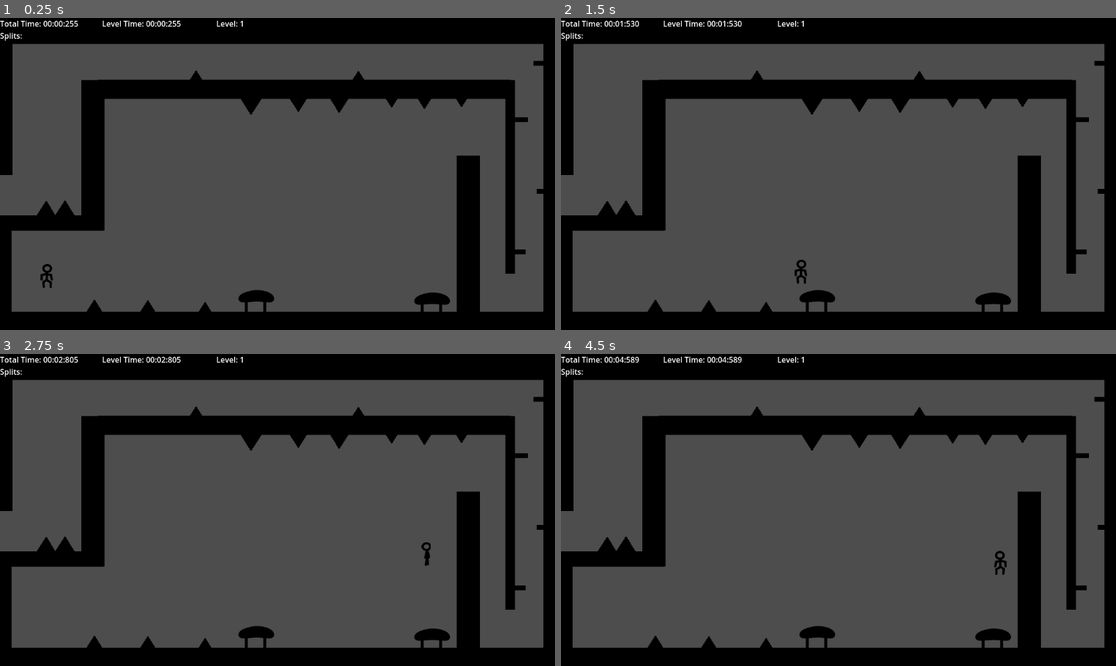
Above: before the commit, frames 1-4 (two rows, left to right).
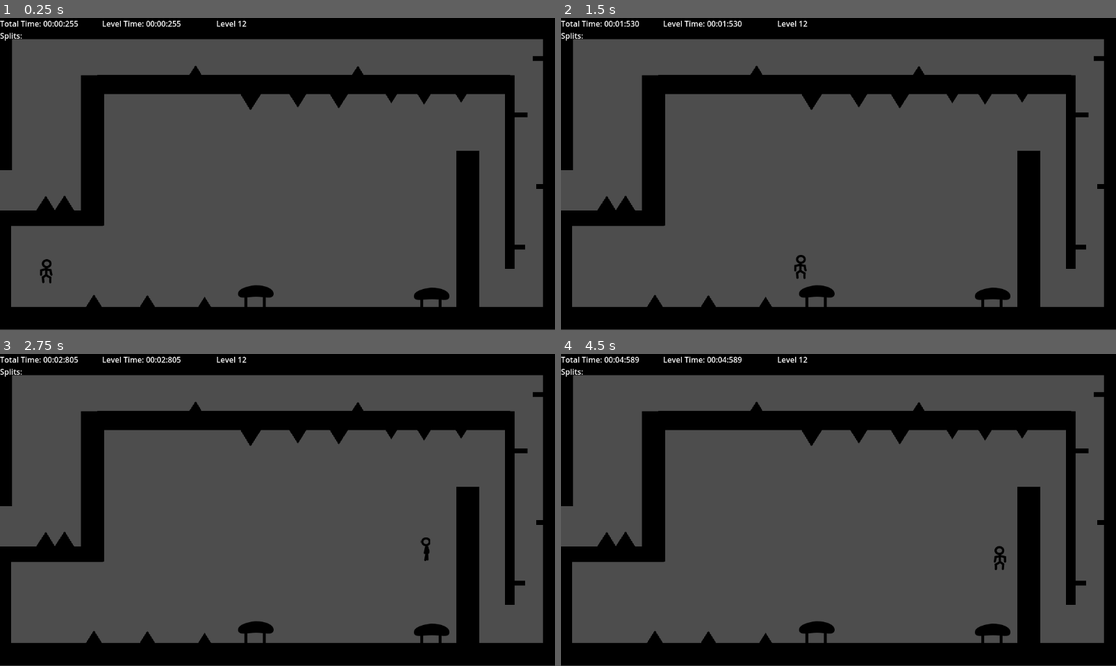
Above: after the commit, the same moments.

Repository: KarumGhag/Mr-Stickyhead-remastered-remake
Game: Godot game, scene res://scences/levels/level_12.tscn
Same seed, same stepped clock (60 frames per second), same inputs: the game is played once before the commit and once after it. This scene is started directly instead of the project's main scene.
Inputs:
- Up to frame 1 (0.25 s): no input
- Up to frame 2 (1.5 s): tap Enter at 0.5 s; hold Ctrl 0.53-1.28 s; hold D (right) from 0.53 s (still down); tap W (jump) at 0.77 s; tap Ctrl at 1.35 s
- Up to frame 3 (2.75 s): tap W (jump) at 1.52 s; release D (right) at 2.03 s; hold A (left) from 2.03 s (still down); hold Ctrl from 2.03 s (still down)
- Up to frame 4 (4.5 s): release A (left) at 2.78 s; release Ctrl at 2.78 s; hold D (right) 2.78-4.28 s; tap Ctrl at 2.85, 4.35 s; tap W (jump) at 3.02, 3.77 s; hold Ctrl 3.53-4.28 s; hold A (left) from 4.28 s (still down)

The runs differ from the first frame. In frame 1, 7.7% of the frame differs, in the area x 0-100%, y 0-100%; in frame 2, 7.7%; in frame 3, 7.6%; in frame 4, 7.7%.

Commit message:
updating sub levels
removal of having level 13 as level 12 - 1, instead level 12 is one big level and the camera moves

Diff:
--- a/scences/levels/level_12.tscn
+++ b/scences/levels/level_12.tscn
@@ -3,10 +3,10 @@
 [ext_resource type="PackedScene" uid="uid://df232bf0vg8oy" path="res://scences/levels/end_point.tscn" id="1_m0cpa"]
 [ext_resource type="PackedScene" uid="uid://0uetm0qvivg1" path="res://scences/spawn_point.tscn" id="1_mkobt"]
 [ext_resource type="PackedScene" uid="uid://cw1ck5107083a" path="res://scences/player.tscn" id="2_6bjqr"]
-[ext_resource type="PackedScene" uid="uid://bxaiavlxnib70" path="res://scences/objects/flag.tscn" id="3_v6nbh"]
 [ext_resource type="PackedScene" uid="uid://cbqhhnvy7d76v" path="res://scences/levels/level_creator.tscn" id="4_pbspg"]
 [ext_resource type="PackedScene" uid="uid://iw3e4f4utkm2" path="res://scences/objects/bounce_pad.tscn" id="5_6wtx7"]
 [ext_resource type="PackedScene" uid="uid://h48gs52i84ga" path="res://scences/objects/spikes.tscn" id="6_vswi2"]
+[ext_resource type="PackedScene" uid="uid://b3aynexekuyti" path="res://scences/objects/camera_mover.tscn" id="8_e8qtg"]
 
 [node name="level_12" type="Node2D"]
 
@@ -18,9 +18,8 @@
 [node name="Player" parent="." instance=ExtResource("2_6bjqr")]
 position = Vector2(90, 590)
 
-[node name="Flag" parent="." instance=ExtResource("3_v6nbh")]
-position = Vector2(-35, 367)
-split = false
+[node name="Camera2D" type="Camera2D" parent="." groups=["Camera"]]
+position = Vector2(576, 332)
 
 [node name="Walls" type="Node" parent="."]
 
@@ -70,8 +69,8 @@
 scale = Vector2(2.02633, 0.513158)
 
 [node name="LevelCreator8" parent="Floor" instance=ExtResource("4_pbspg")]
-position = Vector2(100, 426)
-scale = Vector2(12.1579, 1.72368)
+position = Vector2(-180.75, 426)
+scale = Vector2(41.7105, 1.72368)
 
 [node name="LevelCreator6" parent="Floor" instance=ExtResource("4_pbspg")]
 position = Vector2(193, 284.847)
@@ -101,62 +100,66 @@
 
 [node name="Spikes2" parent="Spikes" instance=ExtResource("6_vswi2")]
 position = Vector2(426, 607)
-returnToStart = false
 
 [node name="Spikes6" parent="Spikes" instance=ExtResource("6_vswi2")]
 position = Vector2(521, 184)
 rotation = -3.14159
-returnToStart = false
 
 [node name="Spikes7" parent="Spikes" instance=ExtResource("6_vswi2")]
 position = Vector2(704, 180)
 rotation = -3.14159
-returnToStart = false
 
 [node name="Spikes8" parent="Spikes" instance=ExtResource("6_vswi2")]
 position = Vector2(813, 169)
 rotation = -3.14159
-returnToStart = false
 
 [node name="Spikes9" parent="Spikes" instance=ExtResource("6_vswi2")]
 position = Vector2(958, 168)
 rotation = -3.14159
-returnToStart = false
 
 [node name="Spikes10" parent="Spikes" instance=ExtResource("6_vswi2")]
 position = Vector2(881, 172)
 rotation = -3.14159
-returnToStart = false
 
 [node name="Spikes11" parent="Spikes" instance=ExtResource("6_vswi2")]
 position = Vector2(744, 127)
 rotation = -6.28318
-returnToStart = false
 
 [node name="Spikes12" parent="Spikes" instance=ExtResource("6_vswi2")]
 position = Vector2(407, 126)
 rotation = -6.28318
-returnToStart = false
 
 [node name="Spikes13" parent="Spikes" instance=ExtResource("6_vswi2")]
 position = Vector2(135, 396)
 rotation = -6.28318
-returnToStart = false
 
 [node name="Spikes14" parent="Spikes" instance=ExtResource("6_vswi2")]
 position = Vector2(96, 397)
 rotation = -6.28318
-returnToStart = false
 
 [node name="Spikes3" parent="Spikes" instance=ExtResource("6_vswi2")]
 position = Vector2(196, 602)
-returnToStart = false
 
 [node name="Spikes4" parent="Spikes" instance=ExtResource("6_vswi2")]
 position = Vector2(307, 603)
-returnToStart = false
 
 [node name="Spikes5" parent="Spikes" instance=ExtResource("6_vswi2")]
 position = Vector2(619, 178)
 rotation = 3.14159
-returnToStart = false
+
+[node name="Camera Mover" type="Node3D" parent="."]
+
+[node name="camera mover" parent="Camera Mover" node_paths=PackedStringArray("myCentre") instance=ExtResource("8_e8qtg")]
+position = Vector2(-5, 5)
+myCentre = NodePath("../Node2D")
+
+[node name="camera mover2" parent="Camera Mover" node_paths=PackedStringArray("myCentre") instance=ExtResource("8_e8qtg")]
+position = Vector2(-1149, 10)
+myCentre = NodePath("../Node2D2")
+myNumber = 1
+
+[node name="Node2D" type="Node2D" parent="Camera Mover"]
+position = Vector2(577, 334)
+
+[node name="Node2D2" type="Node2D" parent="Camera Mover"]
+position = Vector2(-589, 340)
--- /dev/null
+++ b/scences/objects/camera_mover.tscn
@@ -0,0 +1,19 @@
+[gd_scene load_steps=3 format=3 uid="uid://b3aynexekuyti"]
+
+[ext_resource type="Script" path="res://scripts/objects/camera_mover.gd" id="1_nubjq"]
+
+[sub_resource type="RectangleShape2D" id="RectangleShape2D_wyfcy"]
+size = Vector2(1134, 629)
+
+[node name="camera mover" type="Area2D"]
+script = ExtResource("1_nubjq")
+
+[node name="CollisionShape2D" type="CollisionShape2D" parent="."]
+position = Vector2(576, 324.5)
+shape = SubResource("RectangleShape2D_wyfcy")
+
+[node name="Node2D" type="Node2D" parent="."]
+position = Vector2(578, 323)
+
+[connection signal="body_entered" from="." to="." method="_on_body_entered"]
+[connection signal="body_exited" from="." to="." method="_on_body_exited"]
--- /dev/null
+++ b/scripts/objects/camera_mover.gd
@@ -0,0 +1,24 @@
+extends Area2D
+
+var player : Player
+var camera : Camera2D
+
+@export var isActive : bool = false
+@export var myCentre : Node2D
+@export var myNumber : int
+
+@onready var gameState = get_node("/root/GlobalTimer")
+
+func _ready():
+	player = get_tree().get_first_node_in_group("Player")
+	camera = get_tree().get_first_node_in_group("Camera")
+
+func _on_body_entered(body):
+	if body is Player:
+		isActive = true
+		camera.position = myCentre.position
+		gameState.changeCurrent(myNumber)
+
+func _on_body_exited(body):
+	if body is Player:
+		isActive = false
--- a/scripts/objects/flag.gd
+++ b/scripts/objects/flag.gd
@@ -40,15 +40,19 @@
 func change_level():
 	currentScene = get_tree().current_scene.scene_file_path
 	if forward:
-		endPointPos = gameState.updateEndPoint()
 		nextLevel = currentScene.to_int() + 1
 	else:
 		nextLevel = currentScene.to_int() - 1
+
 	var nextLevelPath = levelName + str(nextLevel) + ".tscn"
+	gameState.updateEndPoint()
+
+	print(get_tree().current_scene.scene_file_path)
 	get_tree().change_scene_to_file(nextLevelPath)
-	if not forward:
-		gameState.playerToEnd(endPointPos)
-		print("back")
+
+
+
+
 
 
 	if split:
--- a/scripts/timer.gd
+++ b/scripts/timer.gd
@@ -83,13 +83,26 @@
 	return subLevel
 
 func updateEndPoint():
+	var endPoints : Array = []
+	var levels : Array = [0]
+
 	endPoint = get_tree().get_first_node_in_group("EndPoint")
 	if endPoint == null:
-		return Vector2.ZERO
-	endPointPos = endPoint.position
-	return endPointPos
+		return
+	endPoints.append(endPoint.global_position)
+	if len(levels) > 0:
+		levels.append(levels[len(levels) - 1] + 1)
+	print(endPoints)
+	print(levels)
 
-func playerToEnd(pos):
-	var player = get_tree().get_first_node_in_group("Player")
-	player.position = endPointPos
-	return
+func playerToEnd(pos, player):
+	pass
+
+func toggleBack():
+	pass
+
+func changeCurrent(level : int):
+	if level == 0:
+		currentLevel.text = "Level 12"
+	else:
+		currentLevel.text =  "Level 12 - " + str(level)
